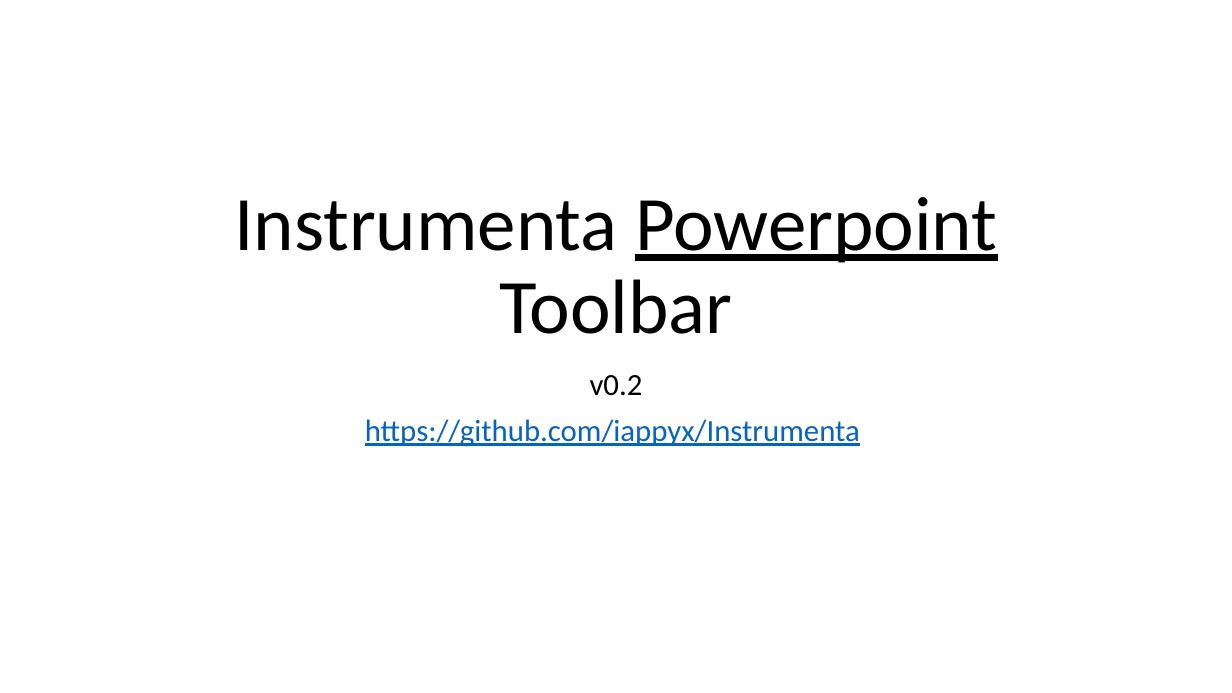
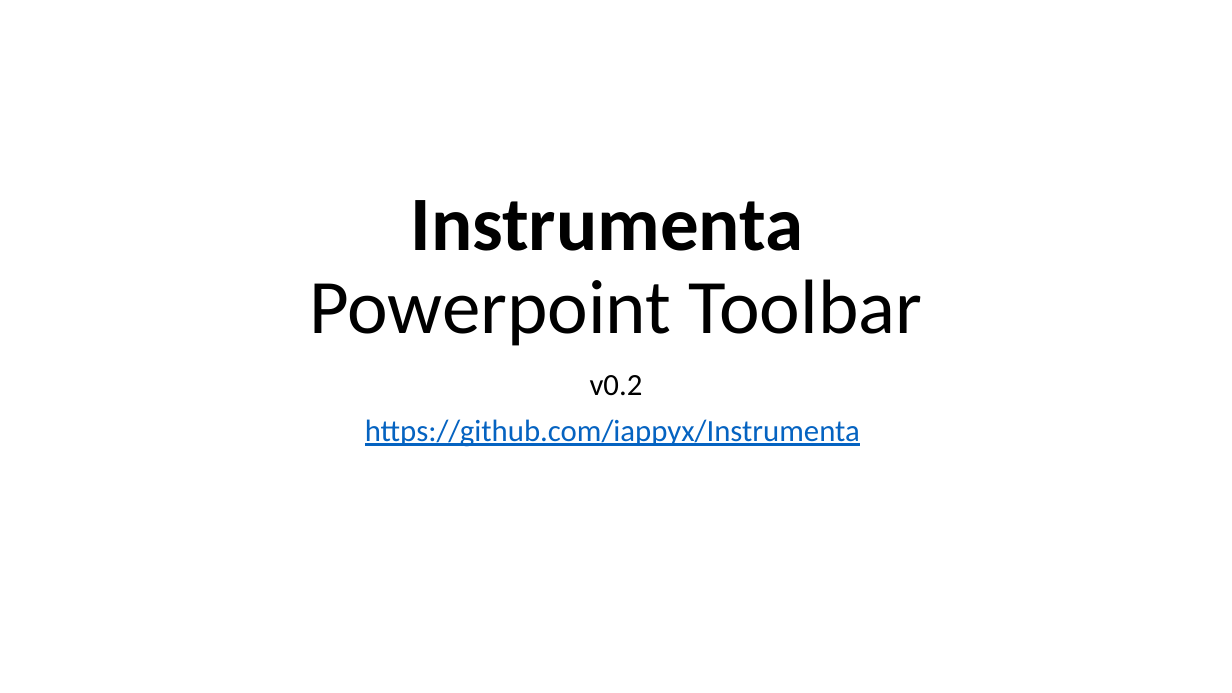
Before and after one commit to iappyx/Instrumenta, a slide deck: slide 1 of src/Instrumenta Powerpoint Toolbar.pptm. Drawn at 1232x693 pixels with LibreOffice and Linux fonts; fonts in the diff are those of the drawing. Boxes give left, top, right and bottom in pixels: in the first picture for what was removed or moved away, otherwise in the second. Text is boxed around its words. In the diff, an @@ line names an element or a change of style, - is before the commit and + after.

```diff
--- a/src/Instrumenta Powerpoint Toolbar.pptm
+++ b/src/Instrumenta Powerpoint Toolbar.pptm
@@ title "Instrumenta Powerpoint Toolbar" at (309, 200, 923, 346): bold on in "Instrumenta"; underline off in "Powerpoint" @@
```
Also in this commit, not shown: 17 other files.
